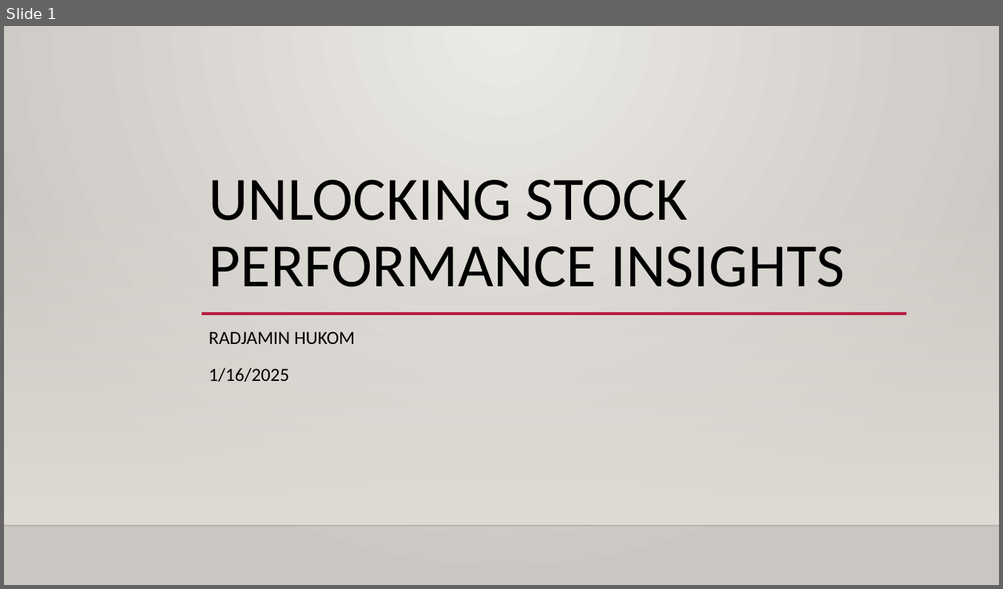
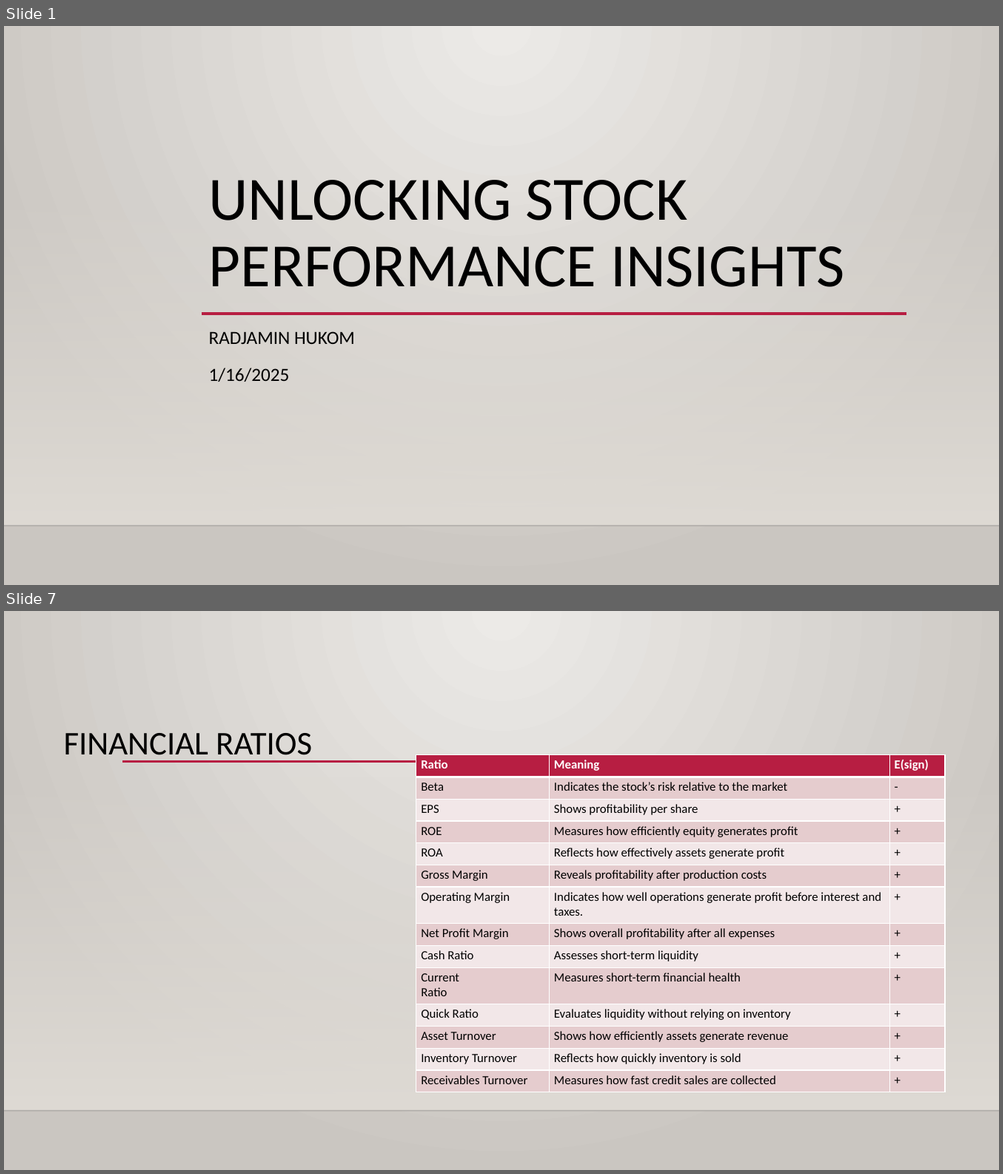
Before and after one commit to Iingxaki/Key-Financial-Indicators-Stock-Forecasting-DS450, a slide deck: Unlocking Stock Performance Insights.pptx. Shown one above the other, each under a label of ours: slide 1 before the commit, slides 1 and 7 after it; the slides between them are not shown. The pictures are 1003x589 and 1003x1174 pixels, drawn with LibreOffice and Linux fonts; fonts in the diff are those of the drawing; background and template pictures are left out. Boxes give left, top, right and bottom in pixels: in the first picture for what was removed or moved away, otherwise in the second. Text is boxed around its words. In the diff, an @@ line names an element or a change of style, - is before the commit and + after.

```diff
--- a/Unlocking Stock Performance Insights.pptx
+++ b/Unlocking Stock Performance Insights.pptx
@@ slide 7 added at (4, 611, 999, 1170), background gradient #ECEAE7 to #CAC7C1; not listed: 2 template elements that a slide beside it also shows @@
@@ title added at (64, 733, 312, 763), 32 pt, text #000000 @@
+FINANCIAL RATIOS
@@ line added from (122, 762) to (907, 762), #B71E42 2.5 pt @@
@@ table added at (416, 755, 944, 1092), 14 rows, 3 columns @@
+Ratio | Meaning | E(sign)
+Beta | Indicates the stock’s risk relative to the market | -
+EPS | Shows profitability per share | +
+ROE | Measures how efficiently equity generates profit | +
+ROA | Reflects how effectively assets generate profit | +
+Gross Margin | Reveals profitability after production costs | +
+Operating Margin | Indicates how well operations generate profit before interest and taxes. | +
+Net Profit Margin | Shows overall profitability after all expenses | +
+Cash Ratio | Assesses short-term liquidity | +
+Current / Ratio | Measures short-term financial health | +
+Quick Ratio | Evaluates liquidity without relying on inventory | +
+Asset Turnover | Shows how efficiently assets generate revenue | +
+Inventory Turnover | Reflects how quickly inventory is sold | +
+Receivables Turnover | Measures how fast credit sales are collected | +
```
Also in this commit, not shown: 3 slides changed, 15 other slides added, 2 slides removed.
